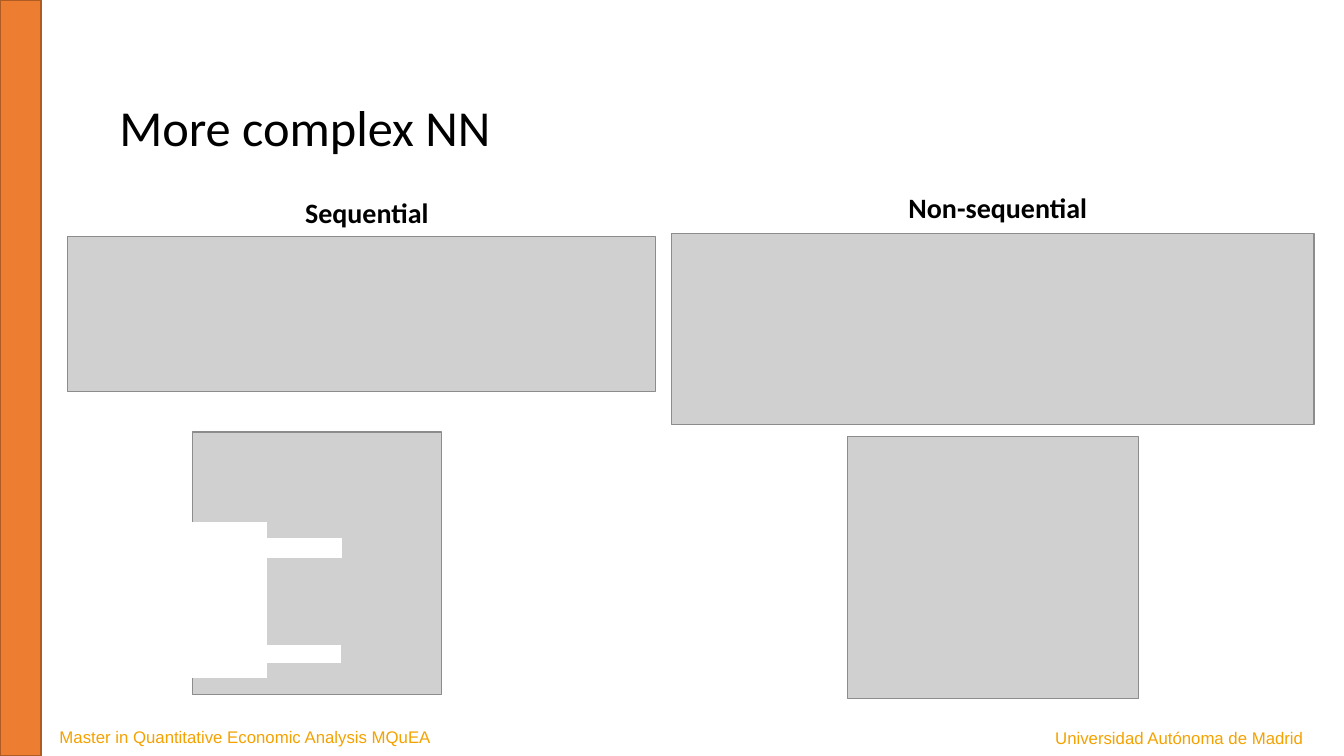
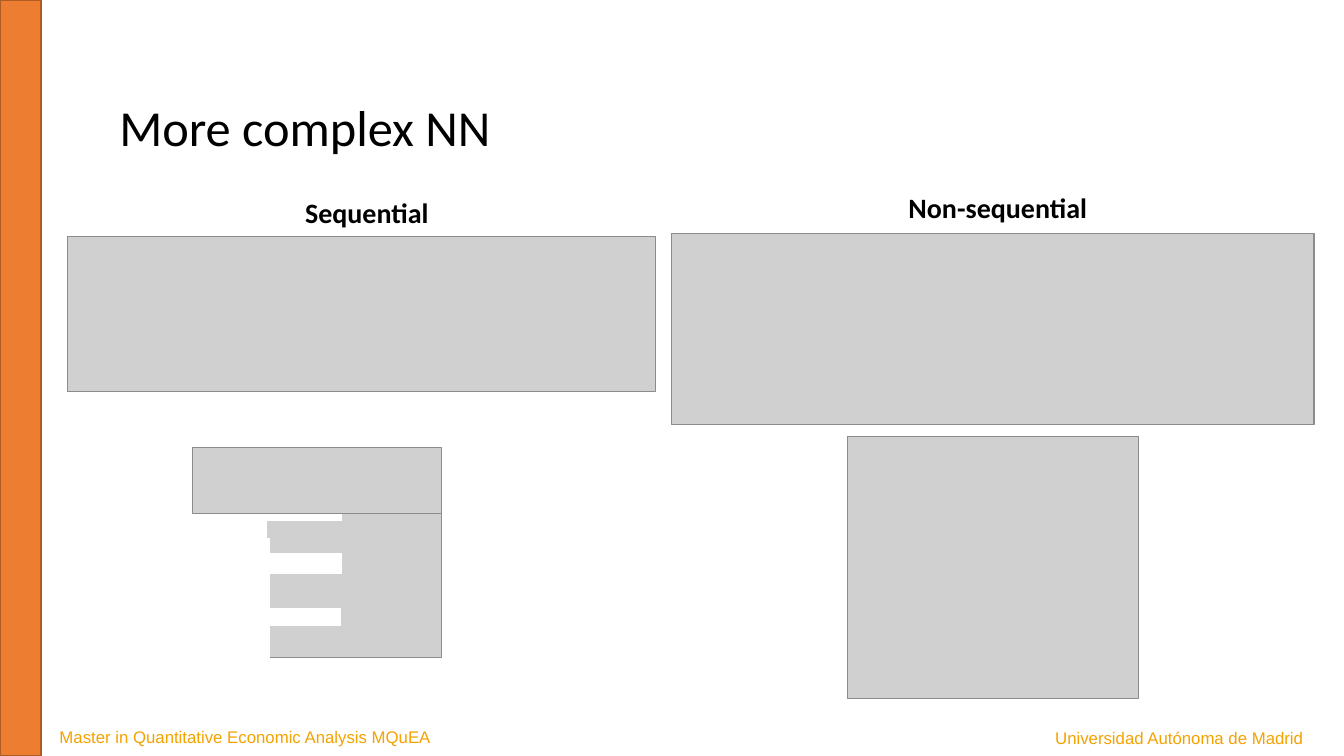
Before and after one commit to JavierBas/IMLEF-MQuEA, a slide deck: slide 15 of Course content/Slides/Topic 6 - Artificial Neural Networks.pptx. Drawn at 1344x756 pixels with LibreOffice and Linux fonts; fonts in the diff are those of the drawing; grey boxes stand for pictures. Boxes give left, top, right and bottom in pixels: in the first picture for what was removed or moved away, otherwise in the second. Text is boxed around its words. In the diff, an @@ line names an element or a change of style, - is before the commit and + after.

```diff
--- a/Course content/Slides/Topic 6 - Artificial Neural Networks.pptx
+++ b/Course content/Slides/Topic 6 - Artificial Neural Networks.pptx
@@ picture: place and size @@
-picture at (193, 433, 443, 696)
+picture at (193, 465, 443, 658)
@@ 3 rectangles: place and size @@
-3 rectangles at (164, 523, 342, 678)
+3 rectangles at (164, 486, 342, 640)
@@ group added at (164, 448, 443, 693): 3 rectangles, 1 picture @@
```
Also in this commit, not shown: 4 other slides changed.
